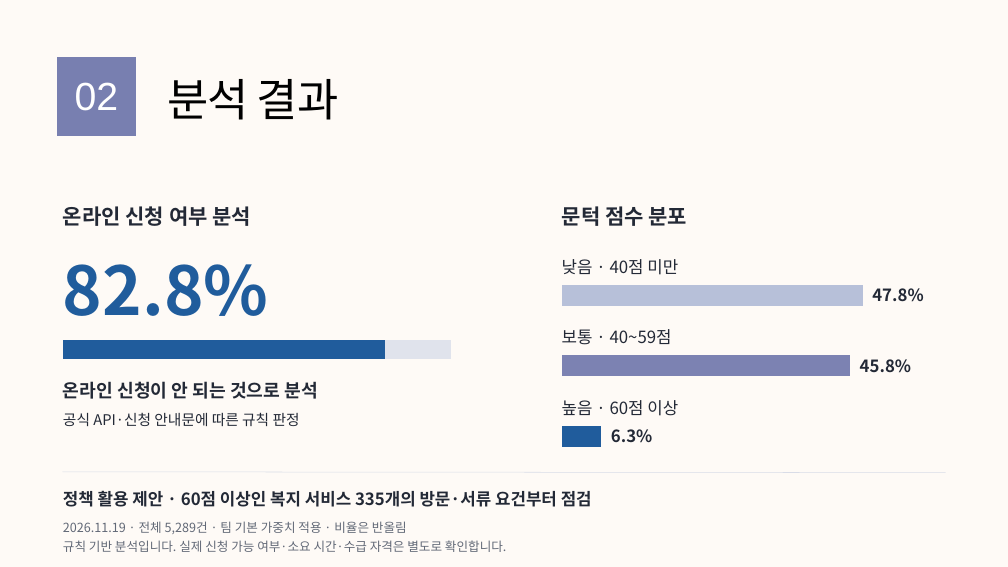
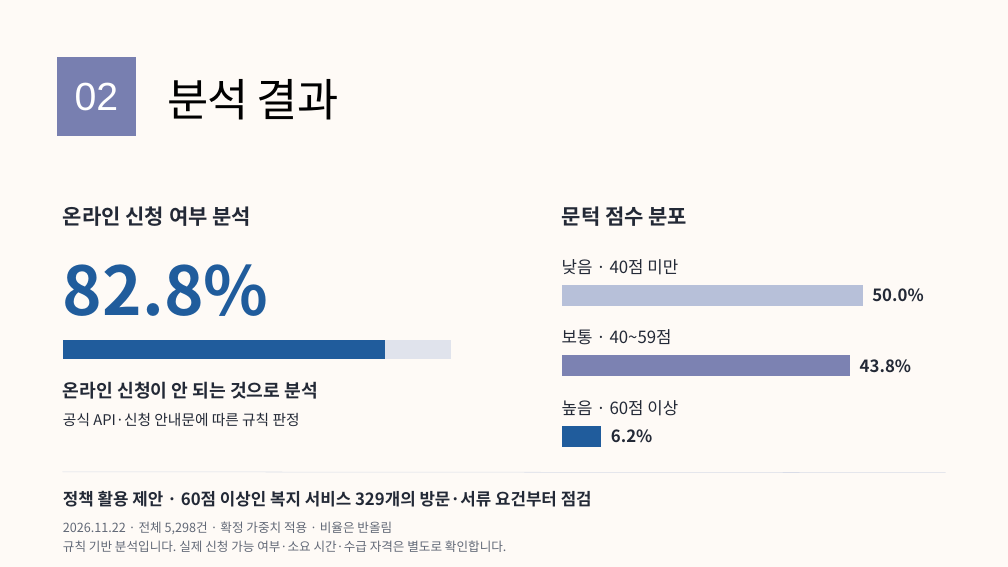
Before and after one commit to BOKJI-MUNTEOK/bokji-munteok, a slide deck: slide 9 of docs/presentation/final-presentation.pptx. Drawn at 1008x567 pixels with LibreOffice and Linux fonts; fonts in the diff are those of the drawing. Boxes give left, top, right and bottom in pixels: in the first picture for what was removed or moved away, otherwise in the second. Text is boxed around its words. In the diff, an @@ line names an element or a change of style, - is before the commit and + after.

```diff
--- a/docs/presentation/final-presentation.pptx
+++ b/docs/presentation/final-presentation.pptx
@@ text at bbox=[872, 288, 923, 302]: text changed @@
-47.8%
+50.0%
@@ text at bbox=[860, 359, 911, 373]: text changed @@
-45.8%
+43.8%
@@ text at bbox=[611, 429, 652, 443]: text changed @@
-6.3%
+6.2%
@@ text at bbox=[63, 491, 592, 507]: text changed @@
-정책 활용 제안 · 60점 이상인 복지 서비스 335개의 방문·서류 요건부터 점검
+정책 활용 제안 · 60점 이상인 복지 서비스 329개의 방문·서류 요건부터 점검
@@ text at bbox=[63, 521, 392, 534]: text changed @@
-2026.11.19 · 전체 5,289건 · 팀 기본 가중치 적용 · 비율은 반올림
+2026.11.22 · 전체 5,298건 · 확정 가중치 적용 · 비율은 반올림
```
Also in this commit, not shown: 1 other slide changed, 1 other file.
